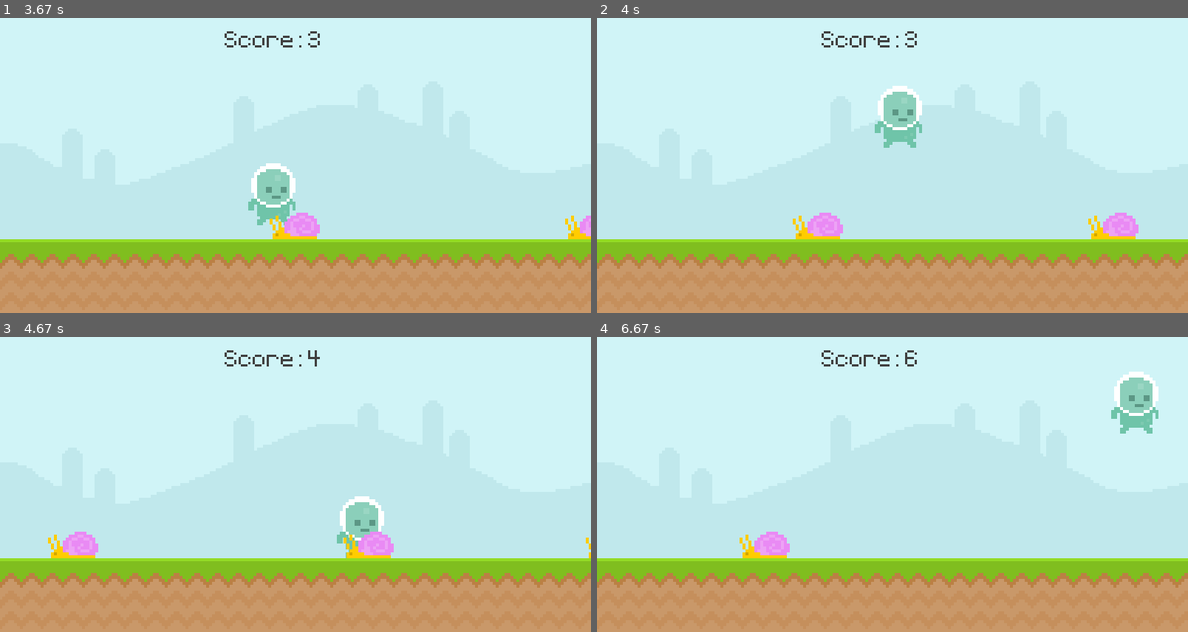
Above: before the commit, frames 1-4 (two rows, left to right).
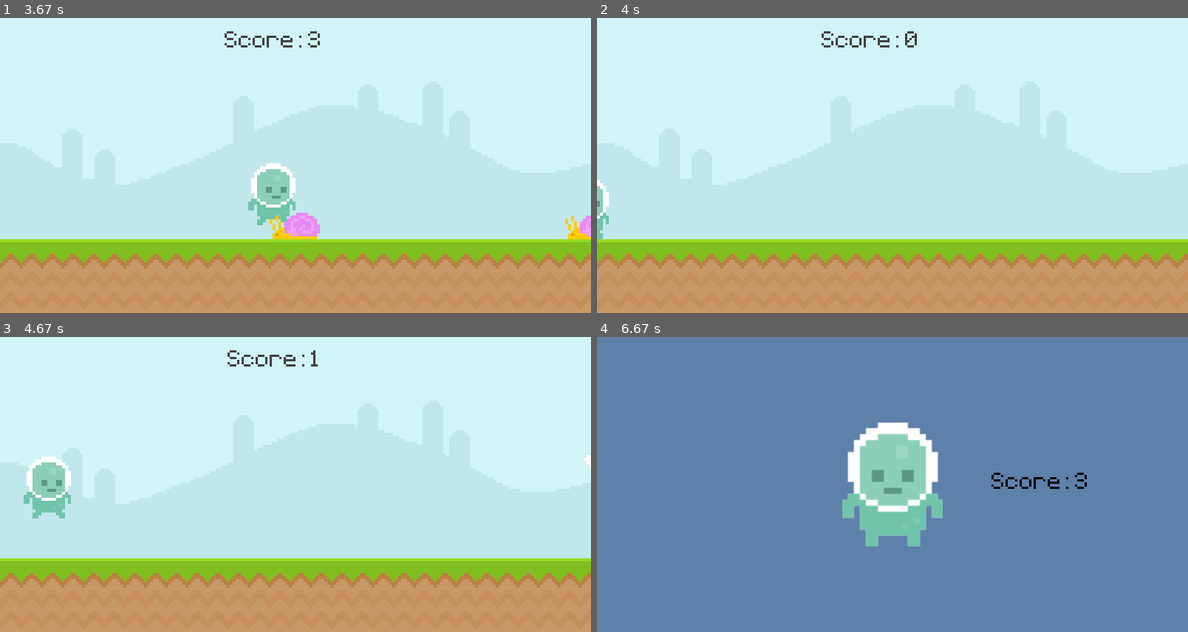
Above: after the commit, the same moments.

Repository: alexjustdoit225/python-mini-projects
Game: pygame game, started from projects/pygame_intro/pygame_intro.py
The game is run twice, just before and just after one commit, with the same random seed, the same clock (stepped at 60 frames per second) and the same inputs.
Inputs (mouse positions are in pixels of both pictures, inside the frame that each line leads up to):
- Up to frame 1 (3.67 s): tap Space at 0.33, 2.33, 2.73, 3.03, 3.57 s; click (17, 206) at 0.72 s; click (82, 206) at 1.55 s
- Up to frame 2 (4 s): tap Space at 3.87 s
- Up to frame 3 (4.67 s): tap Space at 4.07, 4.37 s
- Up to frame 4 (6.67 s): tap Space at 4.97, 5.27, 6.45 s

Frame 1 is identical in both runs. In frame 2, 2.7% of the frame differs, in the area x 0-92%, y 6-75%; in frame 3, 3.6%; in frame 4, 100%, in the area x 0-100%, y 0-100%.

Commit message:
updated collision detection
-detects collision of both snail and fly
-exits to score screen
-score screen update

Diff:
--- a/projects/pygame_intro/pygame_intro.py
+++ b/projects/pygame_intro/pygame_intro.py
@@ -15,10 +15,19 @@
         for rectangles in obstacle_list:
             rectangles.x -= 5
 
-            screen.blit(snail_surface, rectangles)
+            if rectangles.bottom == 300: screen.blit(snail_surface, rectangles)
+            else: screen.blit(fly_surf, rectangles)
+            #check if obstacles are off screen and copy obstacle if not otherwise do not copy it
+            obstacle_list = [obstacle for obstacle in obstacle_list if obstacle.x > -100]
         return obstacle_list
     else:
         return []
+
+def collisions(player, enemies):
+    if enemies:
+        for enemy_rect in enemies:
+            if player.colliderect(enemy_rect): return False
+    return True
 
 
 pygame.init()
@@ -36,7 +45,7 @@
 
 # Obstacles
 snail_surface = pygame.image.load('projects\pygame_intro\graphics\snail\snail1.png').convert_alpha()
-snail_rect = snail_surface.get_rect(bottomright= (700, 300))
+fly_surf = pygame.image.load('projects\pygame_intro\graphics\Fly\Fly1.png').convert_alpha()
 
 obstacle_rect_list = []
 
@@ -81,11 +90,14 @@
                 print('keydown')
                 game_active = True
                 player1_rect.right = 0
-                snail_rect.left = WIDTH
                 start_time = int(pygame.time.get_ticks() / 1000)
         if event.type == obstacle_timer and game_active:
             print('test')
-            obstacle_rect_list.append(snail_surface.get_rect(bottomright= (randint(900,1100), 300)))
+            if randint(0, 2):
+                obstacle_rect_list.append(snail_surface.get_rect(bottomright= (randint(900,1100), 300)))
+            else:
+                obstacle_rect_list.append(fly_surf.get_rect(bottomright= (randint(900,1100), 200)))
+
 
     if game_active:
         #draw all of our elements
@@ -112,12 +124,15 @@
         obstacle_rect_list = obstacle_movement(obstacle_rect_list)
 
         #collision detection
-        if player1_rect.colliderect(snail_rect):
-            print('collision detected')
-            game_active = False
+        game_active = collisions(player1_rect, obstacle_rect_list)
+
+
     else: #what you show when you lose the game
         screen.fill((94, 129, 169))
         screen.blit(player1_stand, player1_stand_rect)
+        obstacle_rect_list.clear()
+        player1_rect.midbottom = (80, 300)
+        player1_grav = 0
 
         final_score = test_font.render(f'Score: {display_score}', False, 'black')
         final_score_rect = final_score.get_rect(center= (600, 200))
